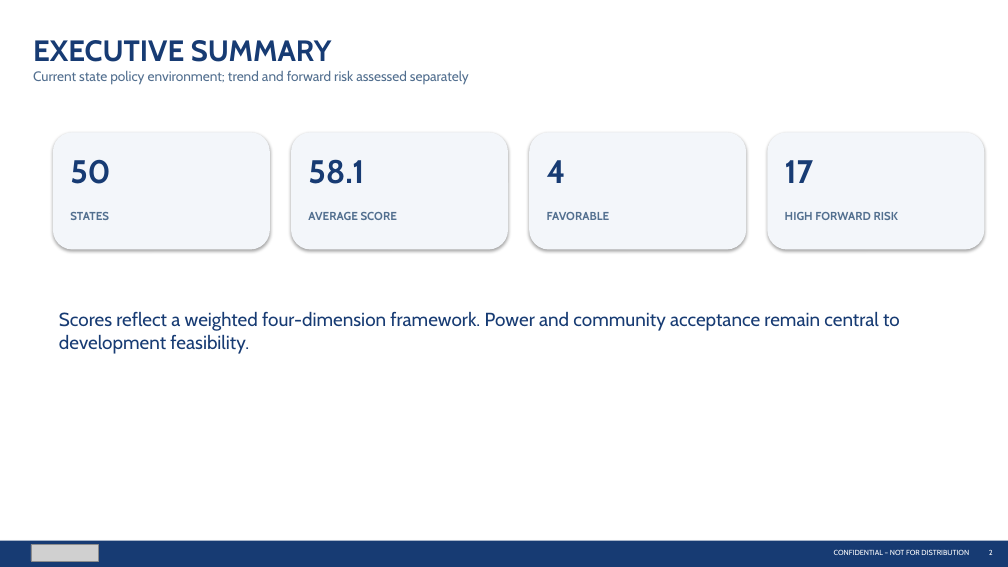
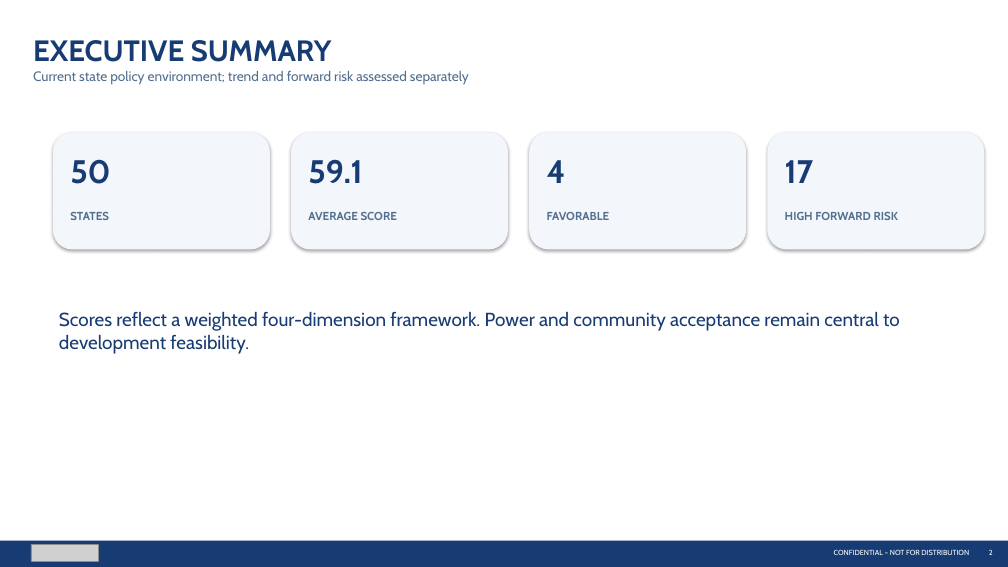
Before and after one commit to jaychittooran-spec/datacenter-map, a slide deck: slide 2 of STACK_Policy_Intelligence_Updated.pptx. Drawn at 1008x567 pixels with LibreOffice and Linux fonts; fonts in the diff are those of the drawing; grey boxes stand for pictures. Boxes give left, top, right and bottom in pixels: in the first picture for what was removed or moved away, otherwise in the second. Text is boxed around its words. In the diff, an @@ line names an element or a change of style, - is before the commit and + after.

```diff
--- a/STACK_Policy_Intelligence_Updated.pptx
+++ b/STACK_Policy_Intelligence_Updated.pptx
@@ text at (308,159,362,184): text changed @@
-58.1
+59.1
```
Also in this commit, not shown: 2 other slides changed, 1 other file.
